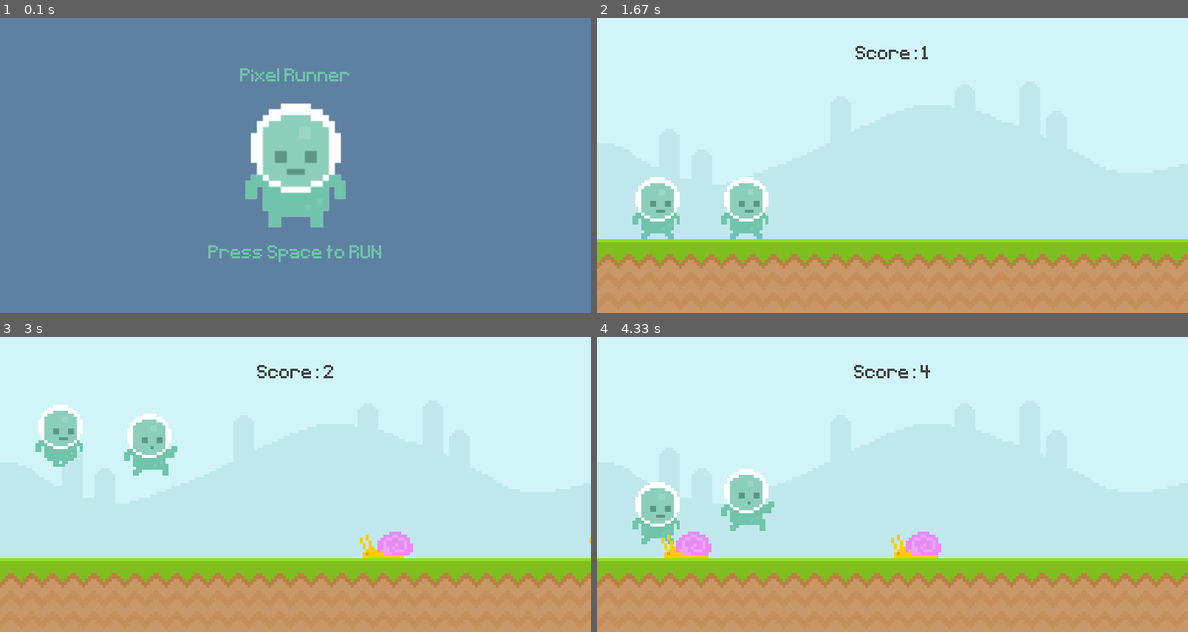
Above: before the commit, frames 1-4 (two rows, left to right).
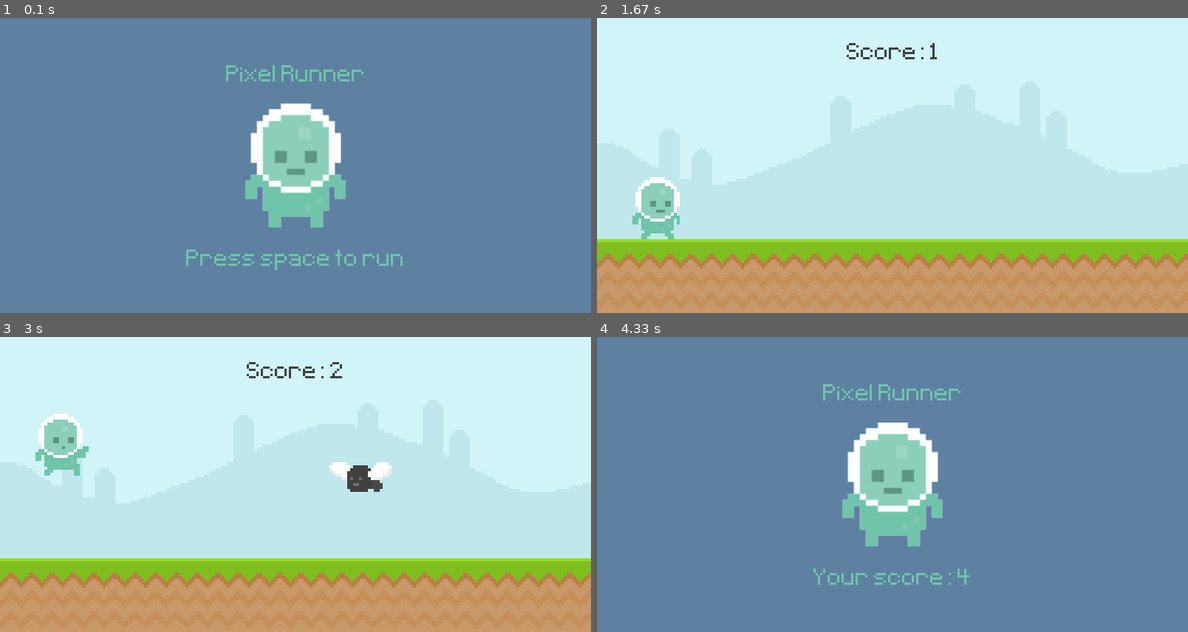
Above: after the commit, the same moments.

Repository: XxipeTotecs/PythonGame
Game: pygame game, started from index.py
The game is run twice, just before and just after one commit, with the same random seed, the same clock (stepped at 60 frames per second) and the same inputs.
Inputs:
- Up to frame 1 (0.1 s): no input
- Up to frame 2 (1.67 s): tap Space at 0.33 s; hold Space 0.67-1.13 s
- Up to frame 3 (3 s): tap Space at 2.17, 2.57, 2.87 s
- Up to frame 4 (4.33 s): tap Space at 3.4, 3.7, 3.9 s

The runs differ from the first frame. In frame 1, 1.4% of the frame differs, in the area x 31-69%, y 16-86%; in frame 2, 1.5%; in frame 3, 3.9%; in frame 4, 100%, in the area x 0-100%, y 0-100%.

Commit message:
atualizando musica e endscreen

Diff:
--- a/index.py
+++ b/index.py
@@ -1,12 +1,11 @@
 import pygame
 from sys import exit
-from random import randint
+from random import randint, choice
 
 
 class Player(pygame.sprite.Sprite):
     def __init__(self):
         super().__init__()
-
         player_walk_1 = pygame.image.load(
             'UltimatePygameIntro/graphics/Player/player_walk_1.png').convert_alpha()
         player_walk_2 = pygame.image.load(
@@ -17,13 +16,18 @@
             'UltimatePygameIntro/graphics/Player/jump.png').convert_alpha()
 
         self.image = self.player_walk[self.player_index]
-        self.rect = self.image.get_rect(midbottom=(200, 300))
+        self.rect = self.image.get_rect(midbottom=(80, 300))
         self.gravity = 0
+
+        self.jump_sound = pygame.mixer.Sound(
+            'UltimatePygameIntro/audio/jump.mp3')
+        self.jump_sound.set_volume(0.5)
 
     def player_input(self):
         keys = pygame.key.get_pressed()
         if keys[pygame.K_SPACE] and self.rect.bottom >= 300:
             self.gravity = -20
+            self.jump_sound.play()
 
     def apply_gravity(self):
         self.gravity += 1
@@ -61,14 +65,13 @@
             snail_1 = pygame.image.load(
                 'UltimatePygameIntro/graphics/snail/snail1.png').convert_alpha()
             snail_2 = pygame.image.load(
-                'UltimatePygameIntro/graphics/snail/snail2.png').convert_alpha()
+                'UltimatePygameIntro/graphics/snail/snail1.png').convert_alpha()
             self.frames = [snail_1, snail_2]
             y_pos = 300
 
         self.animation_index = 0
         self.image = self.frames[self.animation_index]
-        self.rect = self.image.get_rect(
-            midbottom=(randint(900, 1100), y_pos))
+        self.rect = self.image.get_rect(midbottom=(randint(900, 1100), y_pos))
 
     def animation_state(self):
         self.animation_index += 0.1
@@ -76,68 +79,43 @@
             self.animation_index = 0
         self.image = self.frames[int(self.animation_index)]
 
-    def updade(self):
+    def update(self):
         self.animation_state()
         self.rect.x -= 6
+        self.destroy()
+
+    def destroy(self):
+        if self.rect.x <= -100:
+            self.kill()
 
 
-def displayScore():
-    current_time = int(pygame.time.get_ticks() / 1000) - start_game
-    score_surface = test_font.render(
+def display_score():
+    current_time = int(pygame.time.get_ticks() / 1000) - start_time
+    score_surf = test_font.render(
         f'Score: {current_time}', False, (64, 64, 64))
-    score_retangulo = score_surface.get_rect(center=(400, 50))
-    screen.blit(score_surface, score_retangulo)
+    score_rect = score_surf.get_rect(center=(400, 50))
+    screen.blit(score_surf, score_rect)
     return current_time
 
 
-def obstacleMovement(obstacle_list):
-    if obstacle_list:
-        for obstacle_rect in obstacle_list:
-            obstacle_rect.x -= 5
-
-            if obstacle_rect.bottom == 300:
-                screen.blit(snail_surface, obstacle_rect)
-            else:
-                screen.blit(fly_surface, obstacle_rect)
-
-        obstacle_list = [
-            obstacle for obstacle in obstacle_list if obstacle.x > -100]
-
-        return obstacle_list
+def collision_sprite():
+    if pygame.sprite.spritecollide(player.sprite, obstacle_group, False):
+        obstacle_group.empty()
+        return False
     else:
-        return []
-
-
-def collisions(player, obstacles):
-    if obstacles:
-        for obstacles_rect in obstacles:
-            if player.colliderect(obstacles_rect):
-                return False
-    return True
-
-
-def player_animation():
-    # play walking animation if the player is on floor
-    # display the jump surface when player is not on floor
-    global player_surface, player_index
-
-    if player_retangulo.bottom < 300:
-        player_surface = player_jump
-    else:
-        player_index += 0.1
-        if player_index >= len(player_walk):
-            player_index = 0
-        player_surface = player_walk[int(player_index)]
+        return True
 
 
 pygame.init()
 screen = pygame.display.set_mode((800, 400))
-pygame.display.set_caption('O Corredor')
+pygame.display.set_caption('Runner')
 clock = pygame.time.Clock()
-test_font = pygame.font.Font('UltimatePygameIntro/font/Pixeltype.ttf', 40)
+test_font = pygame.font.Font('UltimatePygameIntro/font/Pixeltype.ttf', 50)
 game_active = False
-start_game = 0
+start_time = 0
 score = 0
+bg_music = pygame.mixer.Sound('UltimatePygameIntro/audio/music.wav')
+bg_music.play(loops=-1)
 
 # Groups
 player = pygame.sprite.GroupSingle()
@@ -150,68 +128,21 @@
 ground_surface = pygame.image.load(
     'UltimatePygameIntro/graphics/ground.png').convert()
 
-
-# score_surface = test_font.render('Bem Vindo ao Corredor', False, (64, 64, 64))
-# score_retangulo = score_surface.get_rect(center=(400, 50))
-
-
-# Snail
-snail_frame_1 = pygame.image.load(
-    'UltimatePygameIntro/graphics/snail/snail1.png').convert_alpha()
-snail_frame_2 = pygame.image.load(
-    'UltimatePygameIntro/graphics/snail/snail2.png').convert_alpha()
-snail_frames = [snail_frame_1, snail_frame_2]
-snail_frame_index = 0
-snail_surface = snail_frames[snail_frame_index]
-
-# Fly
-fly_frame_1 = pygame.image.load(
-    'UltimatePygameIntro/graphics/Fly/Fly1.png').convert_alpha()
-fly_frame_2 = pygame.image.load(
-    'UltimatePygameIntro/graphics/Fly/Fly2.png').convert_alpha()
-fly_frames = [fly_frame_1, fly_frame_2]
-fly_frame_index = 0
-fly_surface = fly_frames[fly_frame_index]
-
-obstacle_rect_list = []
-
-player_walk_1 = pygame.image.load(
-    'UltimatePygameIntro/graphics/Player/player_walk_1.png').convert_alpha()
-player_walk_2 = pygame.image.load(
-    'UltimatePygameIntro/graphics/Player/player_walk_2.png').convert_alpha()
-player_walk = [player_walk_1, player_walk_2]
-player_index = 0
-player_jump = pygame.image.load(
-    'UltimatePygameIntro/graphics/Player/jump.png').convert_alpha()
-
-player_surface = player_walk[player_index]
-player_retangulo = player_surface.get_rect(midbottom=(80, 300))
-player_gravidade = 0
-
-
-# Intro Screen
-
+# Intro screen
 player_stand = pygame.image.load(
     'UltimatePygameIntro/graphics/Player/player_stand.png').convert_alpha()
 player_stand = pygame.transform.rotozoom(player_stand, 0, 2)
 player_stand_rect = player_stand.get_rect(center=(400, 200))
 
+game_name = test_font.render('Pixel Runner', False, (111, 196, 169))
+game_name_rect = game_name.get_rect(center=(400, 80))
 
-game_name = test_font.render('Pixel Runner', False, (111, 196, 169))
-game_name_retangulo = game_name.get_rect(center=(400, 80))
-
-game_message = test_font.render('Press Space to RUN', False, (111, 196, 169))
-game_message_rect = game_message.get_rect(center=(400, 320))
+game_message = test_font.render('Press space to run', False, (111, 196, 169))
+game_message_rect = game_message.get_rect(center=(400, 330))
 
 # Timer
 obstacle_timer = pygame.USEREVENT + 1
-pygame.time.set_timer(obstacle_timer, 1400)
-
-snail_animation_timer = pygame.USEREVENT + 2
-pygame.time.set_timer(snail_animation_timer, 500)
-
-fly_animation_timer = pygame.USEREVENT + 3
-pygame.time.set_timer(fly_animation_timer, 200)
+pygame.time.set_timer(obstacle_timer, 1500)
 
 while True:
     for event in pygame.event.get():
@@ -220,89 +151,41 @@
             exit()
 
         if game_active:
-            if event.type == pygame.MOUSEBUTTONDOWN:
-                if player_retangulo.collidepoint(event.pos) and player_retangulo.bottom >= 300:
-                    player_gravidade = -20
-
-            if event.type == pygame.KEYDOWN:
-                if event.key == pygame.K_SPACE and player_retangulo.bottom >= 300:
-                    player_gravidade = -20
+            if event.type == obstacle_timer:
+                obstacle_group.add(
+                    Obstacle(choice(['fly', 'snail', 'snail', 'snail'])))
 
         else:
             if event.type == pygame.KEYDOWN and event.key == pygame.K_SPACE:
                 game_active = True
-                start_game = int(pygame.time.get_ticks() / 1000)
-
-        if game_active:
-            if event.type == obstacle_timer:
-                obstacle_group.add(Obstacle('fly'))
-                if randint(0, 2):
-                    obstacle_rect_list.append(
-                        snail_surface.get_rect(bottomright=(randint(900, 1100), 300)))
-                else:
-                    obstacle_rect_list.append(
-                        fly_surface.get_rect(bottomright=(randint(900, 1100), 210)))
-            if event.type == snail_animation_timer:
-                if snail_frame_index == 0:
-                    snail_frame_index = 1
-                else:
-                    snail_frame_index = 0
-                snail_surface = snail_frames[snail_frame_index]
-
-            if event.type == fly_animation_timer:
-                if fly_frame_index == 0:
-                    fly_frame_index = 1
-                else:
-                    fly_frame_index = 0
-                fly_surface = fly_frames[fly_frame_index]
+                start_time = int(pygame.time.get_ticks() / 1000)
 
     if game_active:
         screen.blit(sky_surface, (0, 0))
         screen.blit(ground_surface, (0, 300))
-        # pygame.draw.rect(screen, '#c0e8ec', score_retangulo)
-        # pygame.draw.rect(screen, '#c0e8ec', score_retangulo, 10)
-        # screen.blit(score_surface, score_retangulo)
-        score = displayScore()
+        score = display_score()
 
-       # snail_retangulo.x -= 4
-       # if snail_retangulo.right <= 0:
-       #     snail_retangulo.left = 800
-       # screen.blit(snail_surface, snail_retangulo)
-
-        # Player
-        player_gravidade += 1
-        player_retangulo.y += player_gravidade
-        if player_retangulo.bottom >= 300:
-            player_retangulo.bottom = 300
-            player_animation()
-        screen.blit(player_surface, player_retangulo)
         player.draw(screen)
         player.update()
 
         obstacle_group.draw(screen)
         obstacle_group.update()
 
-        # Obstacle Movement
-        obstacle_rect_list = obstacleMovement(obstacle_rect_list)
-
-        # Colisão
-        game_active = collisions(player_retangulo, obstacle_rect_list)
+        game_active = collision_sprite()
 
     else:
         screen.fill((94, 129, 162))
         screen.blit(player_stand, player_stand_rect)
-        obstacle_rect_list.clear()
-        player_retangulo.midbottom = (80, 300)
-        player_gravidade = 0
 
         score_message = test_font.render(
-            f'Seu score: {score} pontos', False, (111, 196, 169))
+            f'Your score: {score}', False, (111, 196, 169))
         score_message_rect = score_message.get_rect(center=(400, 330))
-        screen.blit(game_name, game_name_retangulo)
+        screen.blit(game_name, game_name_rect)
 
         if score == 0:
             screen.blit(game_message, game_message_rect)
         else:
             screen.blit(score_message, score_message_rect)
+
     pygame.display.update()
     clock.tick(60)
